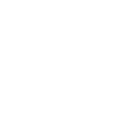
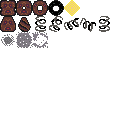
Comparing the layer stacks of the two 128 × 128 images. Changes:
added layer "Checkpoint" above "base" over [64, 0, 80, 16]
painted on "Square" over [0, 0, 16, 16]
painted on "Triangle" over [35, 16, 46, 32]
painted on "Circle" over [48, 0, 64, 16]
painted on "sc1" over [16, 0, 32, 16]
painted on "sc2" over [32, 0, 48, 16]
painted on "st1" over [0, 16, 16, 32]
painted on "st2" over [18, 17, 31, 32]
painted on "ct1" over [49, 16, 63, 32]
painted on "ct2" over [64, 18, 79, 30]
painted on "ct3" over [80, 18, 96, 32]
painted on "ct4" over [99, 16, 110, 32]
added group "Spoof" with 3 layers above "bg" over [1, 32, 48, 48]
added layer "spoof1" in group "Spoof" over [1, 34, 15, 46]
added layer "spoof2" in group "Spoof" over [16, 32, 32, 48]
added layer "spoof3" in group "Spoof" over [32, 32, 48, 48]
